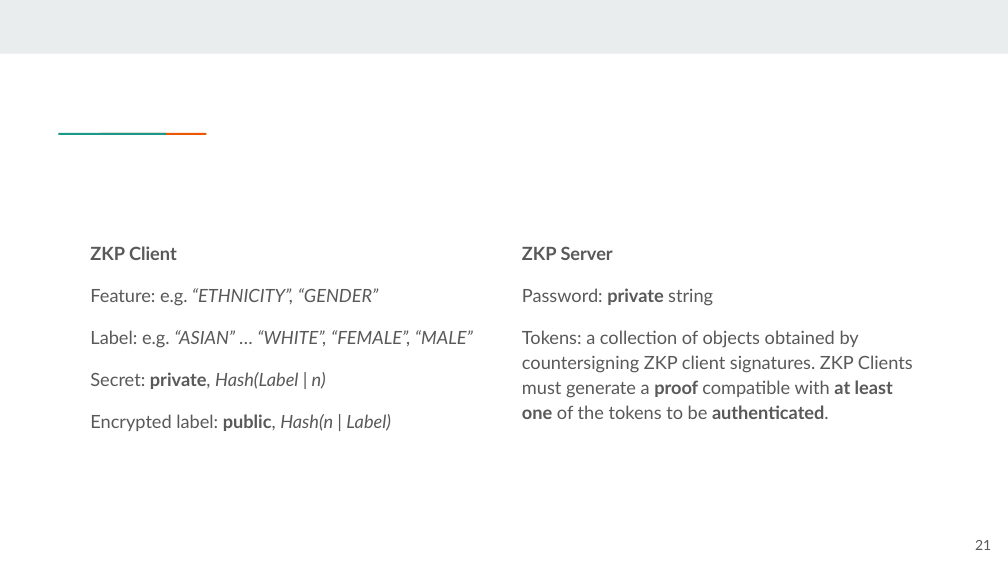
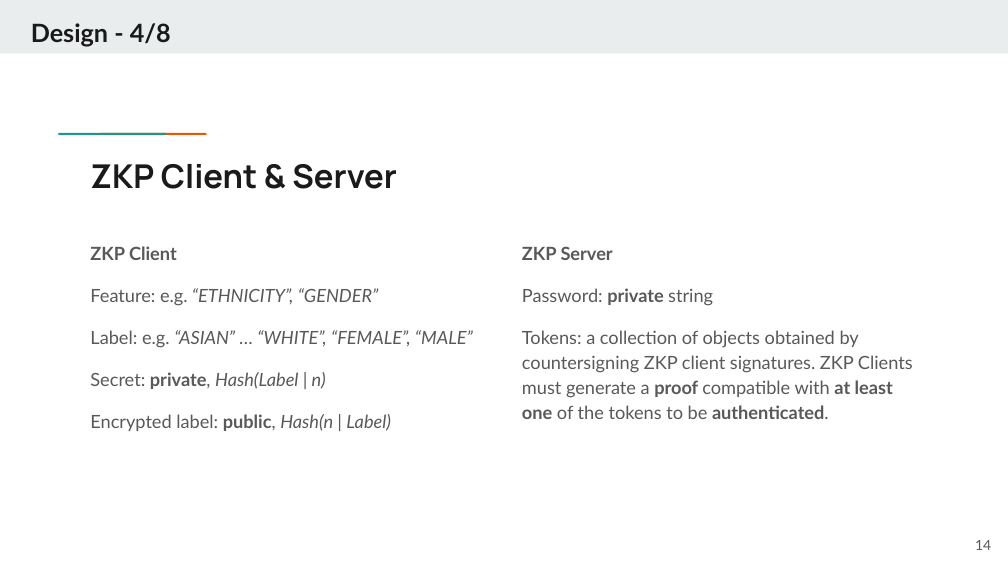
Before and after one commit to Roy160398/-Z-Fed---A-ZKP-Federated-Framework-to-Support-Balanced-Learning, a slide deck: slide 14 of docs/documentation/viva-presentation.pptx (slide 21 before the commit). Drawn at 1008x567 pixels with LibreOffice and Linux fonts; fonts in the diff are those of the drawing. Boxes give left, top, right and bottom in pixels: in the first picture for what was removed or moved away, otherwise in the second. Text is boxed around its words. In the diff, an @@ line names an element or a change of style, - is before the commit and + after.

```diff
--- a/docs/documentation/viva-presentation.pptx
+++ b/docs/documentation/viva-presentation.pptx
@@ text added at (x1=31, y1=23, x2=171, y2=47), 18 pt, text #1A1A1A, bold @@
+Design - 4/8
@@ title added at (x1=90, y1=164, x2=397, y2=189), 23.4 pt, text #1A1A1A, bold @@
+ZKP Client & Server
@@ page number at (x1=975, y1=540, x2=991, y2=550): text changed @@
-21
+14
```
Also in this commit, not shown: 22 other slides changed, 7 slides added, 2 slides removed.
